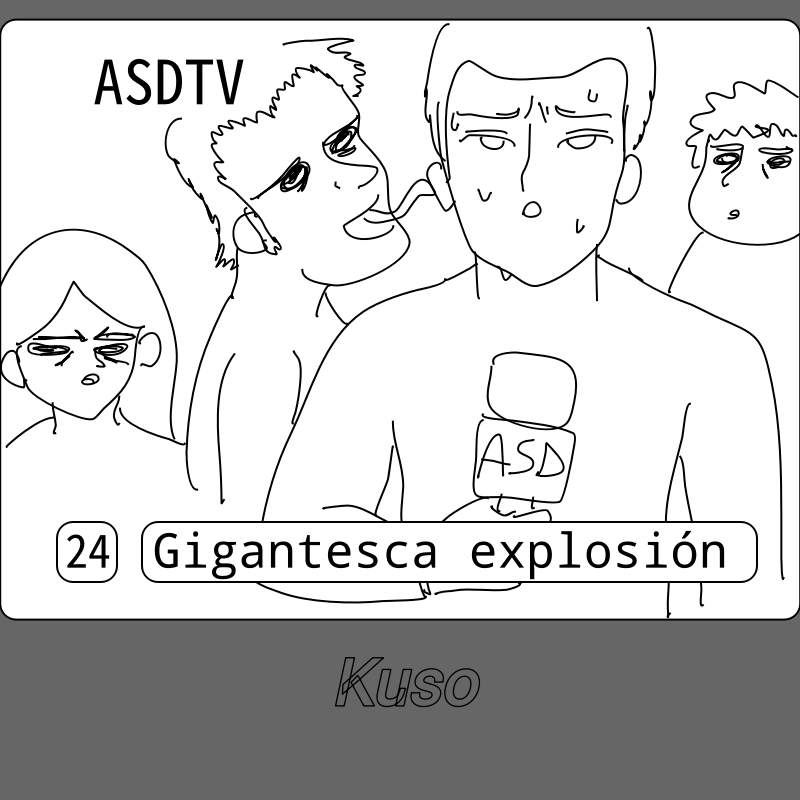
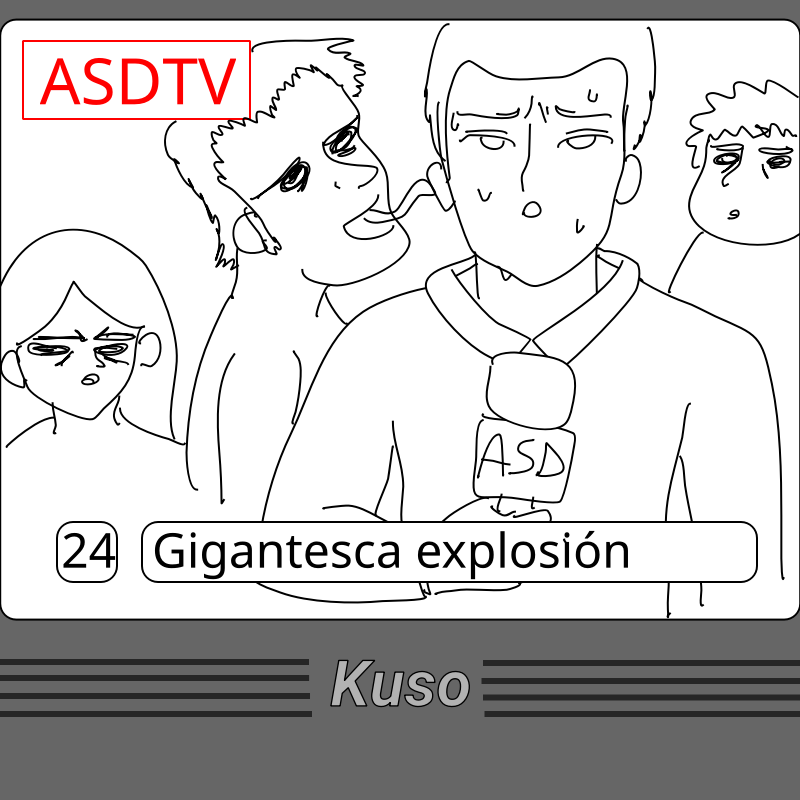
Before/after of a 800px x 800px layered artwork. What changed in the layer stack:
pixels changed over (0, 39, 800, 717) (layer not identified)
